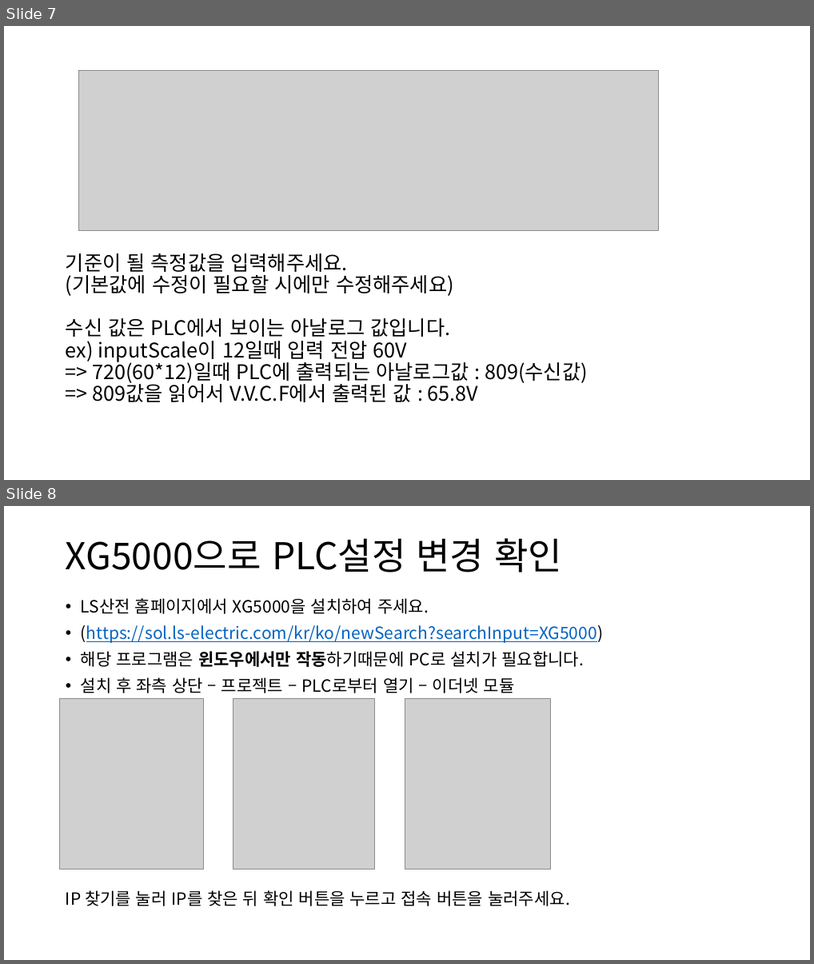
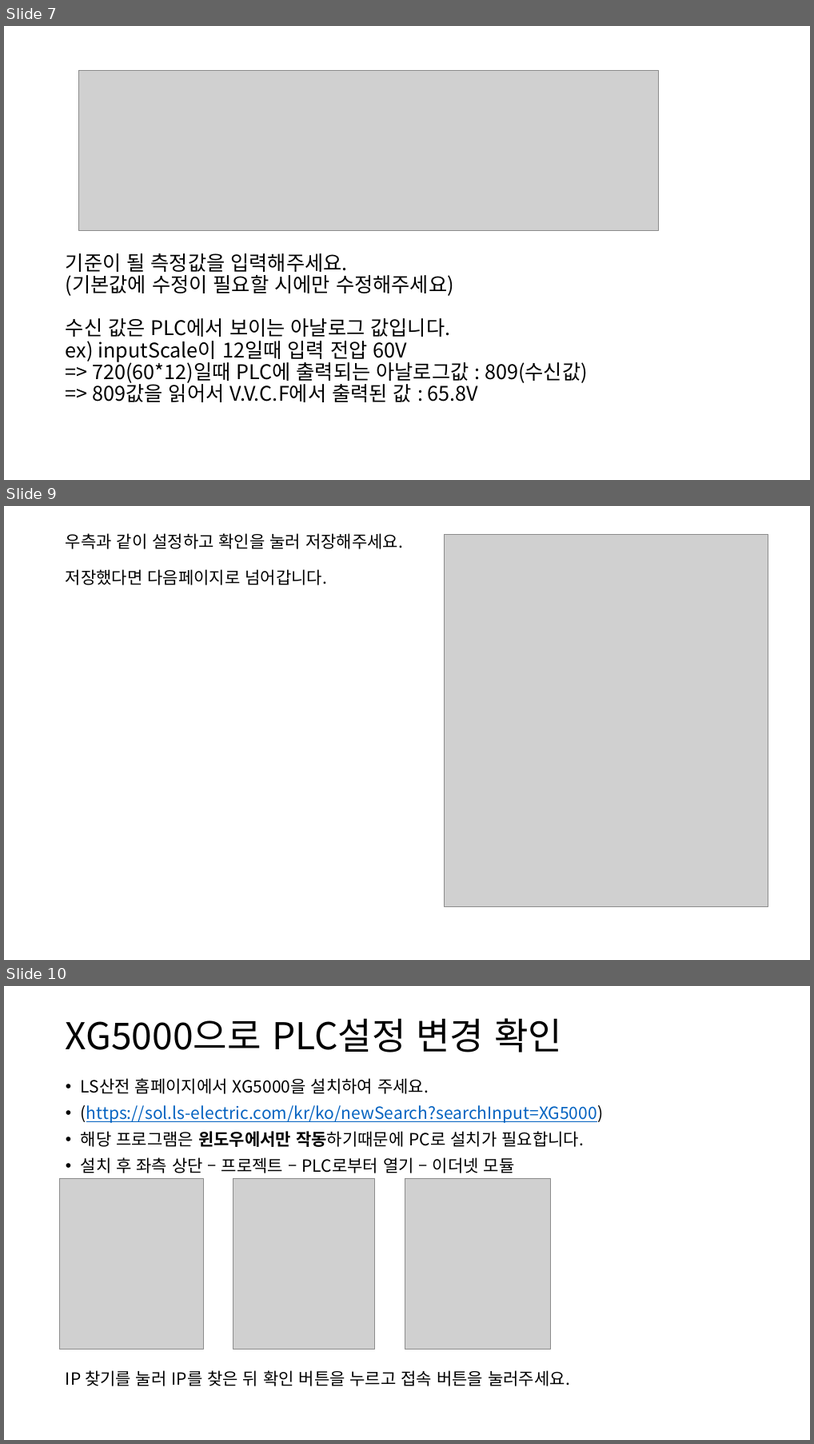
Before and after one commit to HanSol1140/PLC_Voltage, a slide deck: PLC & 라즈베리파이 서버.pptx. Shown one above the other, each under a label of ours: slides 7 and 8 before the commit, slides 7, 9 and 10 after it; the slides between them are not shown. The pictures are 814x964 and 814x1444 pixels, drawn with LibreOffice and Linux fonts; fonts in the diff are those of the drawing; grey boxes stand for pictures. Boxes give left, top, right and bottom in pixels: in the first picture for what was removed or moved away, otherwise in the second. Text is boxed around its words. In the diff, an @@ line names an element or a change of style, - is before the commit and + after.

```diff
--- a/PLC & 라즈베리파이 서버.pptx
+++ b/PLC & 라즈베리파이 서버.pptx
@@ slide 9 added at (4, 506, 810, 960), background #FFFFFF @@
@@ title added at (66, 533, 403, 585), 20 pt, text #000000 @@
+우측과 같이 설정하고 확인을 눌러 저장해주세요.
+저장했다면 다음페이지로 넘어갑니다.
@@ picture added at (445, 535, 769, 907) @@
@@ what was slide 8 is now slide 10 @@
```
Also in this commit, not shown: 1 slide changed, 1 other slide added, 9 other files.
